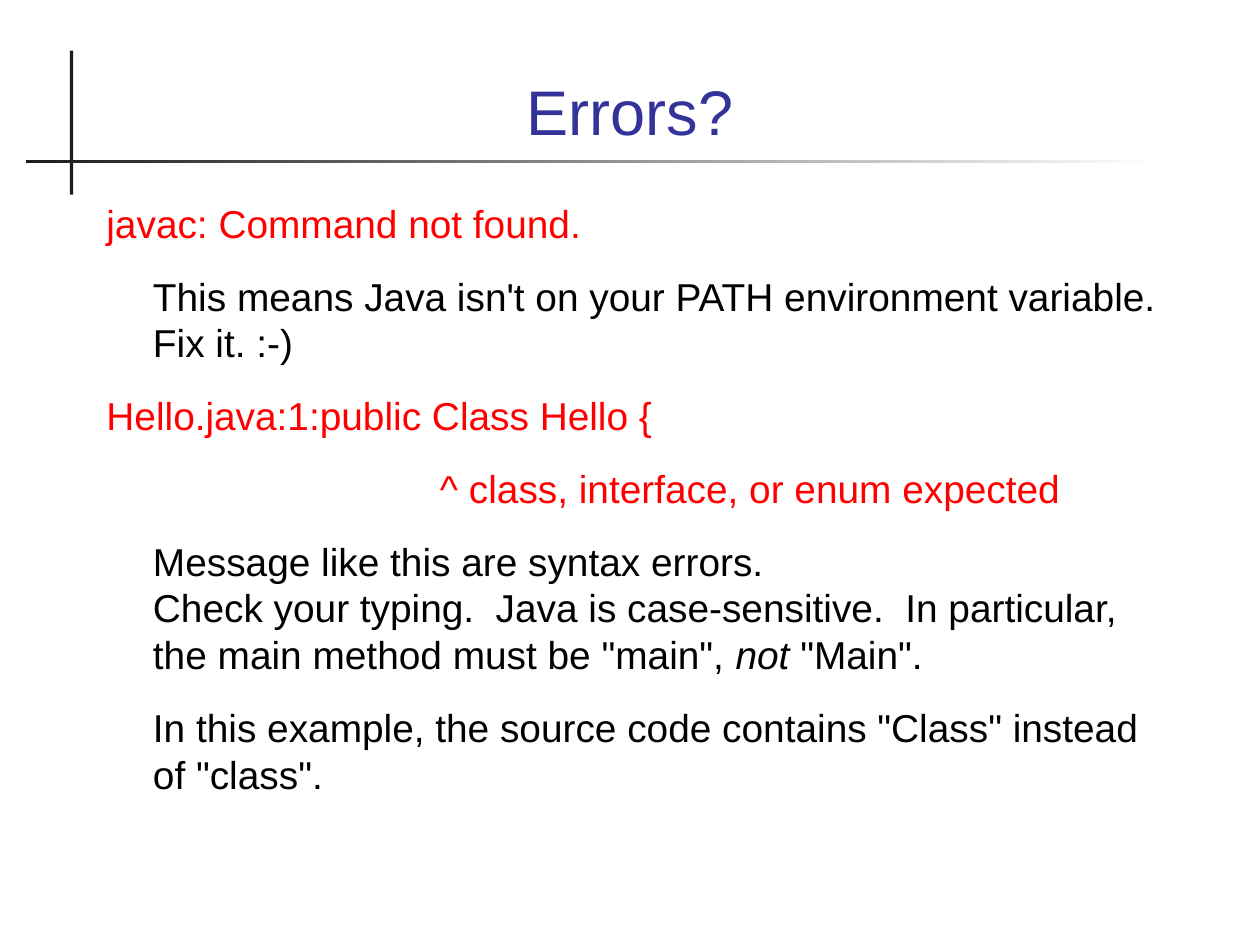
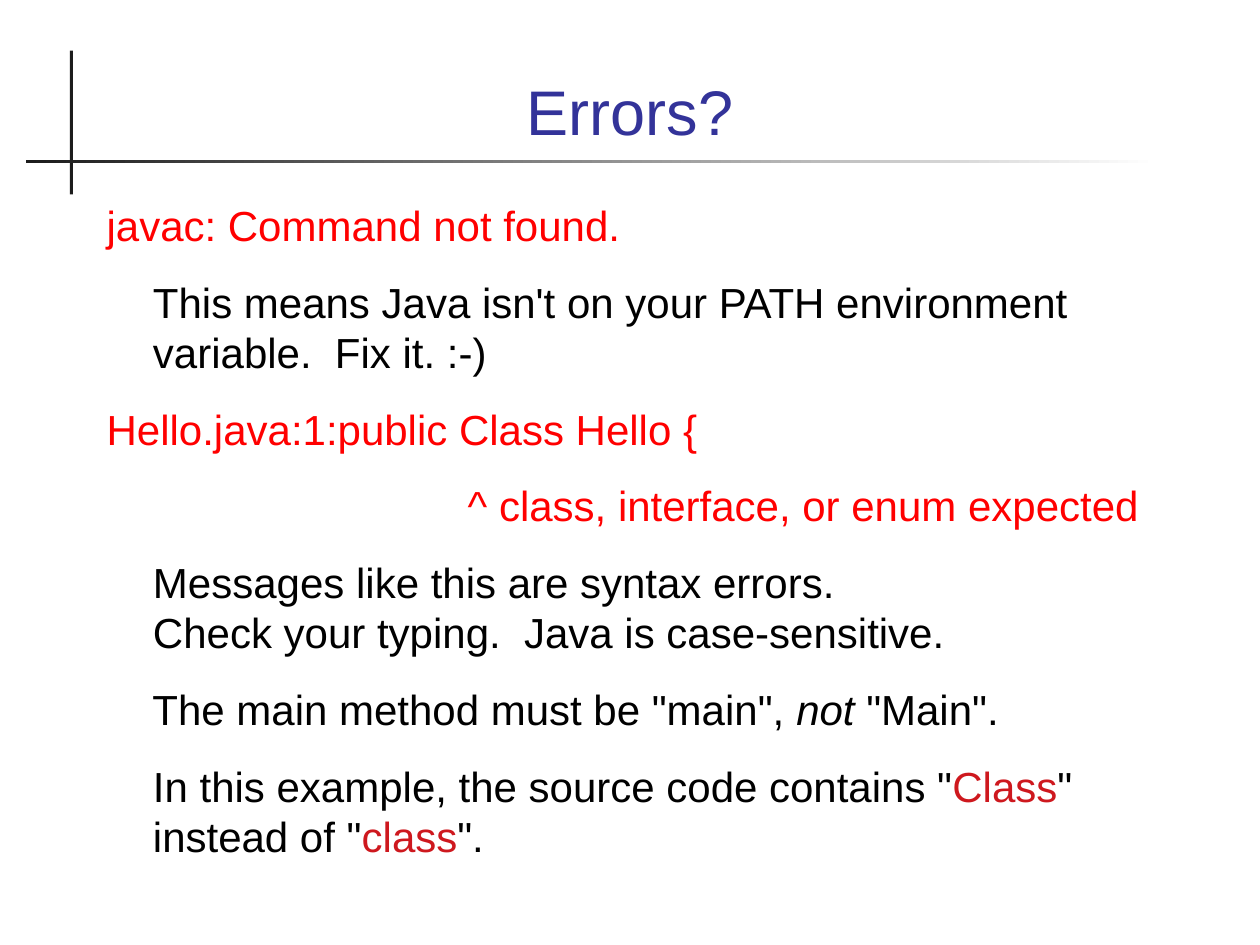
Before and after one commit to skeoop/skeoop.github.io, a slide deck: slide 15 of java-basics/00-Intro-to-Java.ppt. Drawn at 1260x945 pixels with LibreOffice and Linux fonts; fonts in the diff are those of the drawing. Boxes give left, top, right and bottom in pixels: in the first picture for what was removed or moved away, otherwise in the second. Text is boxed around its words. In the diff, an @@ line names an element or a change of style, - is before the commit and + after.

```diff
--- a/java-basics/00-Intro-to-Java.ppt
+++ b/java-basics/00-Intro-to-Java.ppt
@@ text at [107, 210, 1138, 853]: size 22.2 to 24 pt in "javac: Command not found.", "This means Java isn't on your PATH ...", "Hello.java:1:public Class Hello {", "^ class, interface, or enum expected" and 1 more places; text colour #000000 to #CE181E in ""Class" "class"." @@
@@ text at [152, 567, 998, 731]: text changed; size 22.2 to 24 pt @@
-Message like this are syntax errors.
-Check your typing. Java is case-sensitive. In particular, the main method must be "main", not "Main".
+Messages like this are syntax errors.
+Check your typing. Java is case-sensitive.
+The main method must be "main", not "Main".
```
Also in this commit, not shown: 18 other slides changed, 2 other files.
